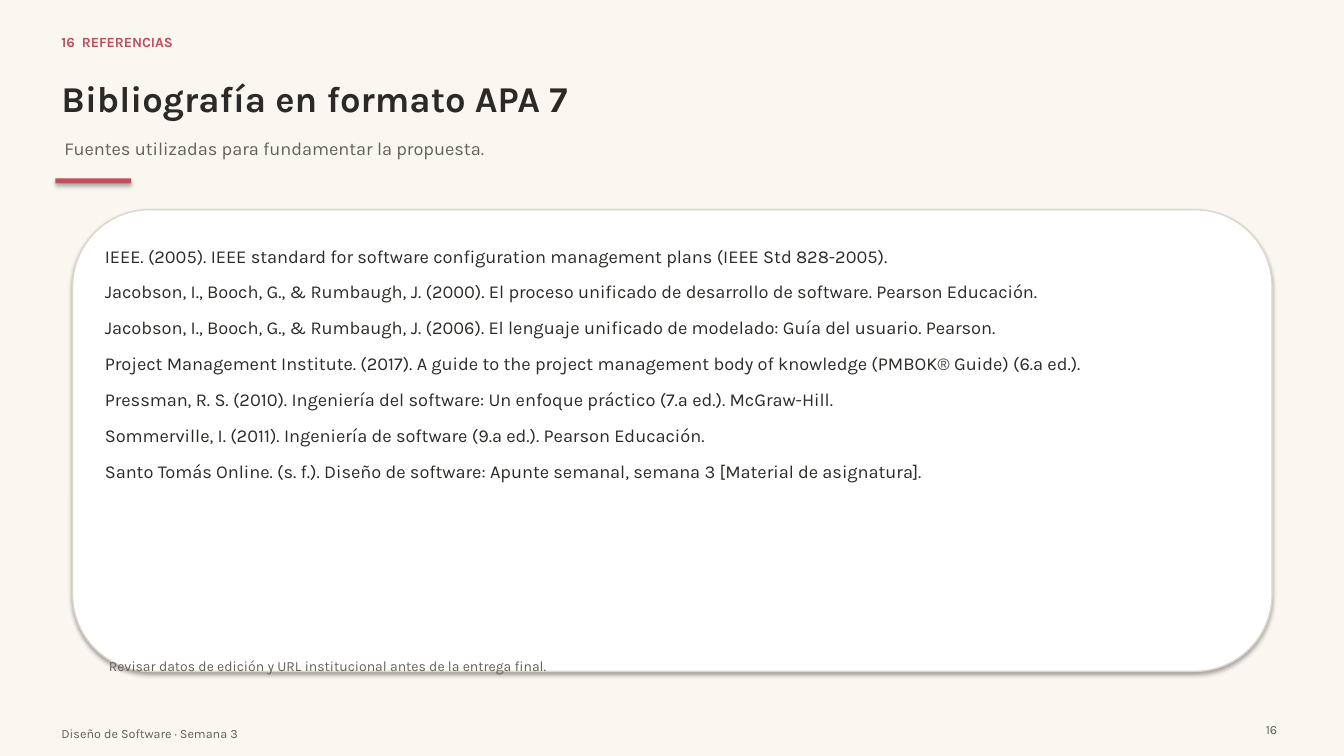
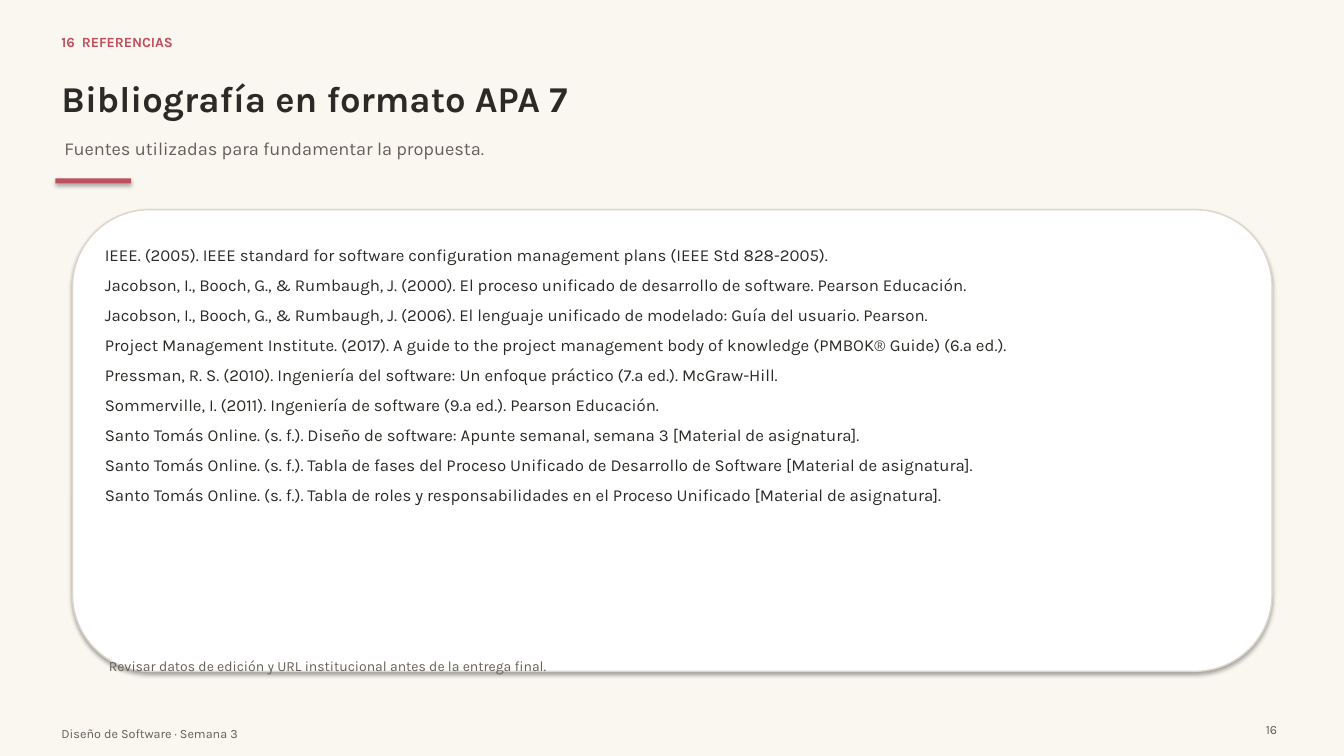
Before and after one commit to TheXKnight117/amarillo, a slide deck: slide 16 of Presentacion_Dolce_Vita_Proceso_Unificado.pptx. Drawn at 1344x756 pixels with LibreOffice and Linux fonts; fonts in the diff are those of the drawing. Boxes give left, top, right and bottom in pixels: in the first picture for what was removed or moved away, otherwise in the second. Text is boxed around its words. In the diff, an @@ line names an element or a change of style, - is before the commit and + after.

```diff
--- a/Presentacion_Dolce_Vita_Proceso_Unificado.pptx
+++ b/Presentacion_Dolce_Vita_Proceso_Unificado.pptx
@@ text at (105,249,1006,445): size 13 to 12 pt in "IEEE. (2005). IEEE standard for software configuration ...", "Jacobson, I., Booch, G., & Rumbaugh, J. ...", "Jacobson, I., Booch, G., & Rumbaugh, J. ...", "Project Management Institute. (2017). A guide to ..." and 3 more places; less space between paragraphs @@
@@ text at (105,458,972,505): paragraphs added @@
+Santo Tomás Online. (s. f.). Tabla de fases del Proceso Unificado de Desarrollo de Software [Material de asignatura].
+Santo Tomás Online. (s. f.). Tabla de roles y responsabilidades en el Proceso Unificado [Material de asignatura].
```
Also in this commit, not shown: 1 other slide changed, 1 slide added, 1 slide removed, 1 other file.
